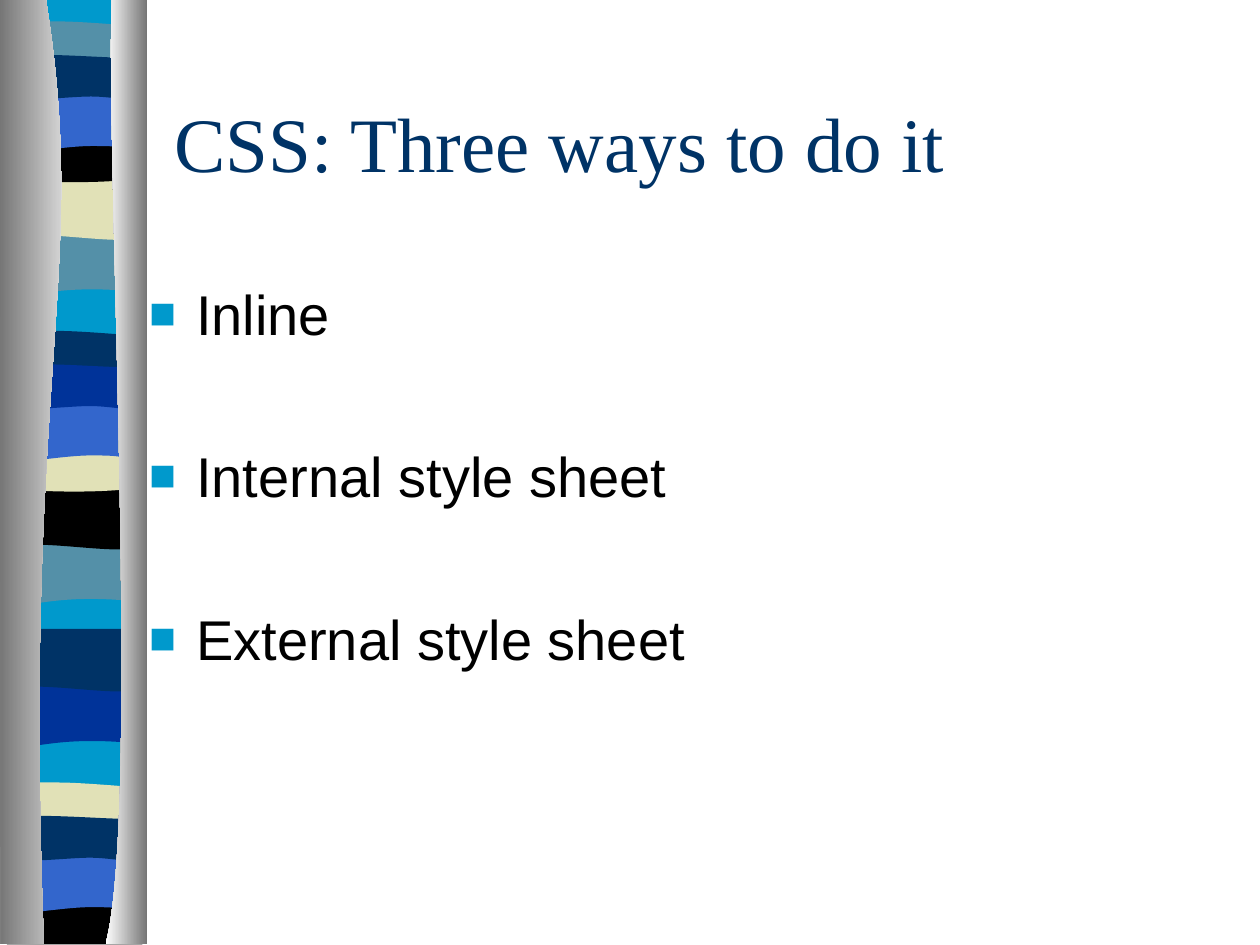
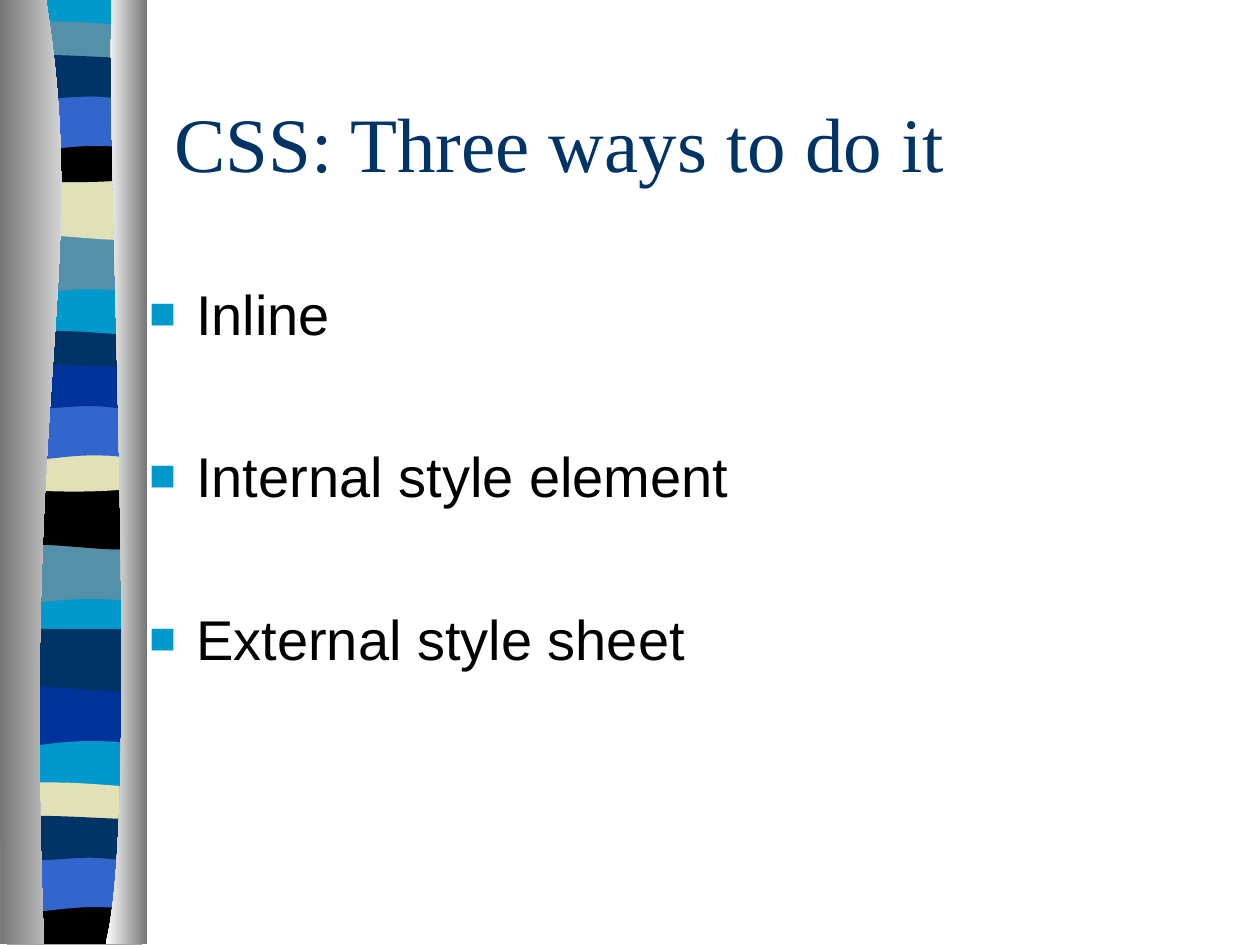
Before and after one commit to arhswebdesign/arhswebdesign.github.io, a slide deck: slide 10 of powerpoint/CSS_story.ppt. Drawn at 1260x945 pixels with LibreOffice and Linux fonts; fonts in the diff are those of the drawing. Boxes give left, top, right and bottom in pixels: in the first picture for what was removed or moved away, otherwise in the second. Text is boxed around its words. In the diff, an @@ line names an element or a change of style, - is before the commit and + after.

```diff
--- a/powerpoint/CSS_story.ppt
+++ b/powerpoint/CSS_story.ppt
@@ text at box(196, 456, 728, 508): text changed @@
-■ Internal style sheet
+■ Internal style element
```
Also in this commit, not shown: 7 other slides changed.
